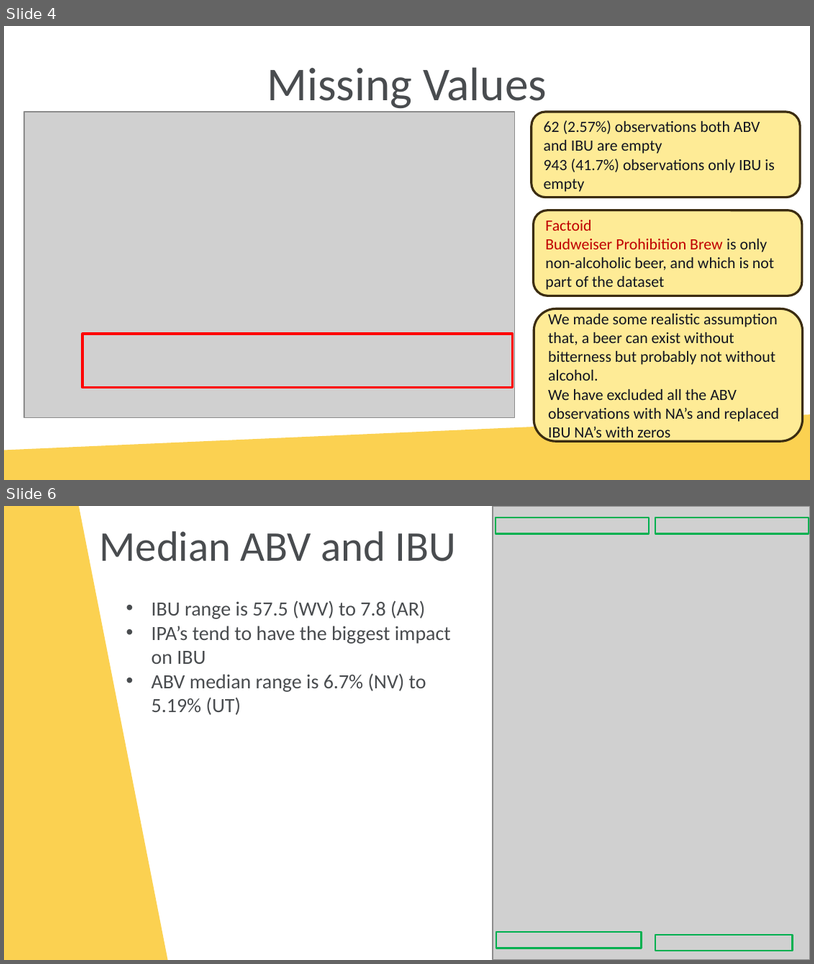
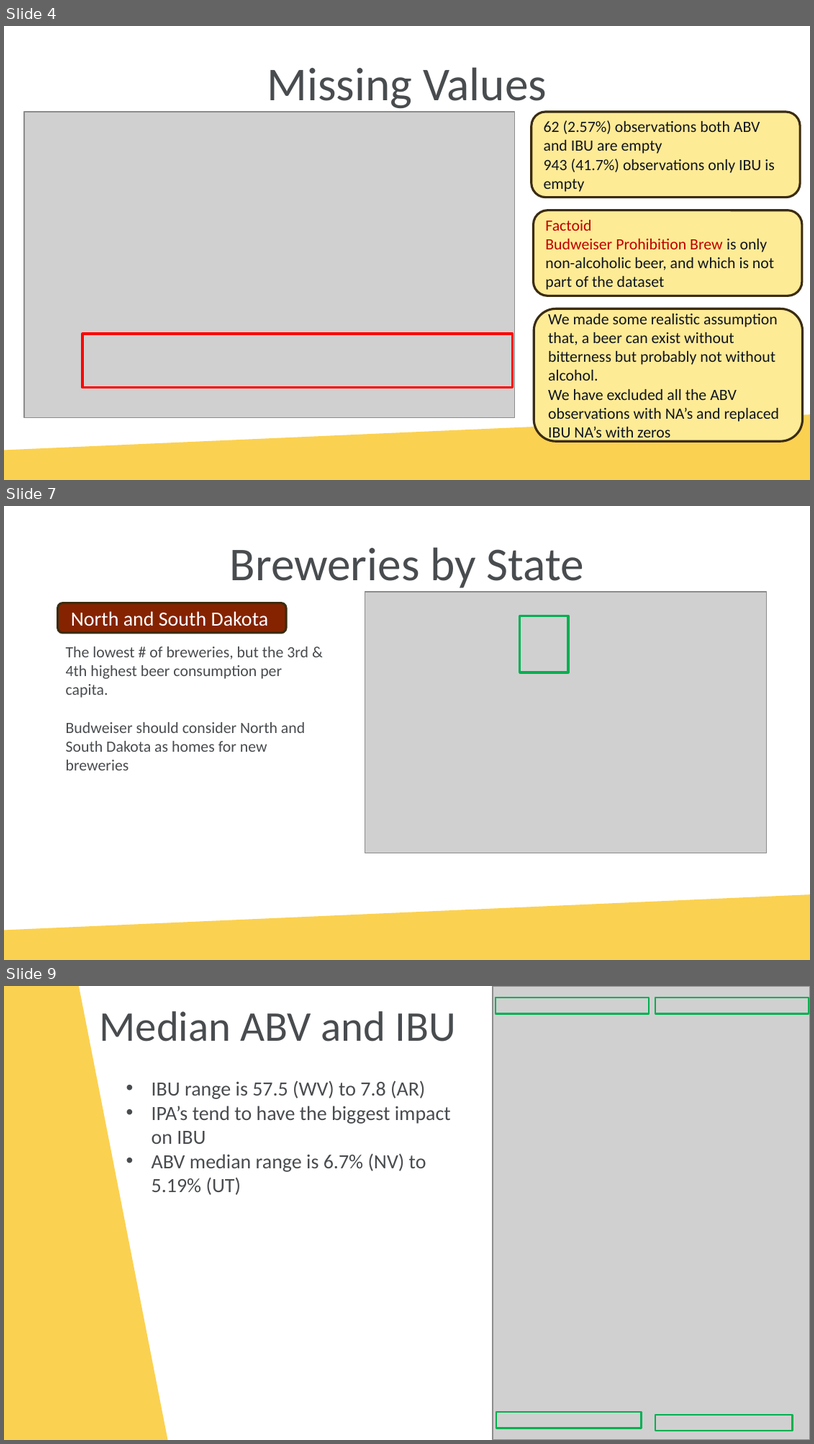
Before and after one commit to tschwebke/DDS6306-Group-Project-1, a slide deck: DS6306 Group Project 1 v2.pptx. Shown one above the other, each under a label of ours: slides 4 and 6 before the commit, slides 4, 7 and 9 after it; the slides between them are not shown. The pictures are 814x964 and 814x1444 pixels, drawn with LibreOffice and Linux fonts; fonts in the diff are those of the drawing; grey boxes stand for pictures; background and template pictures are left out. Boxes give left, top, right and bottom in pixels: in the first picture for what was removed or moved away, otherwise in the second. Text is boxed around its words. In the diff, an @@ line names an element or a change of style, - is before the commit and + after.

```diff
--- a/DS6306 Group Project 1 v2.pptx
+++ b/DS6306 Group Project 1 v2.pptx
@@ slide 7 added at <box>4,506,810,960</box>, background picture (left out); not listed: 1 template element that a slide beside it also shows @@
@@ title added at <box>230,547,584,592</box>, 42 pt, text #494C4F @@
+Breweries by State
@@ picture added at <box>365,592,767,853</box> @@
@@ rounded rectangle added at <box>58,602,286,633</box>, fill #852300, outline #3C2C12 2 pt, 18 pt, text #FFFFFF @@
+North and South Dakota
@@ rectangle added at <box>520,615,568,672</box>, outline #00B050 2.25 pt @@
@@ text added at <box>66,646,309,770</box>, 14 pt, text #494C4F @@
+The lowest # of breweries, but the 3rd & 4th highest beer consumption per capita.
+Budweiser should consider North and South Dakota as homes for new breweries
@@ what was slide 6 is now slide 9 @@
```
Also in this commit, not shown: 2 slides changed, 2 other slides added, 2 other files.
